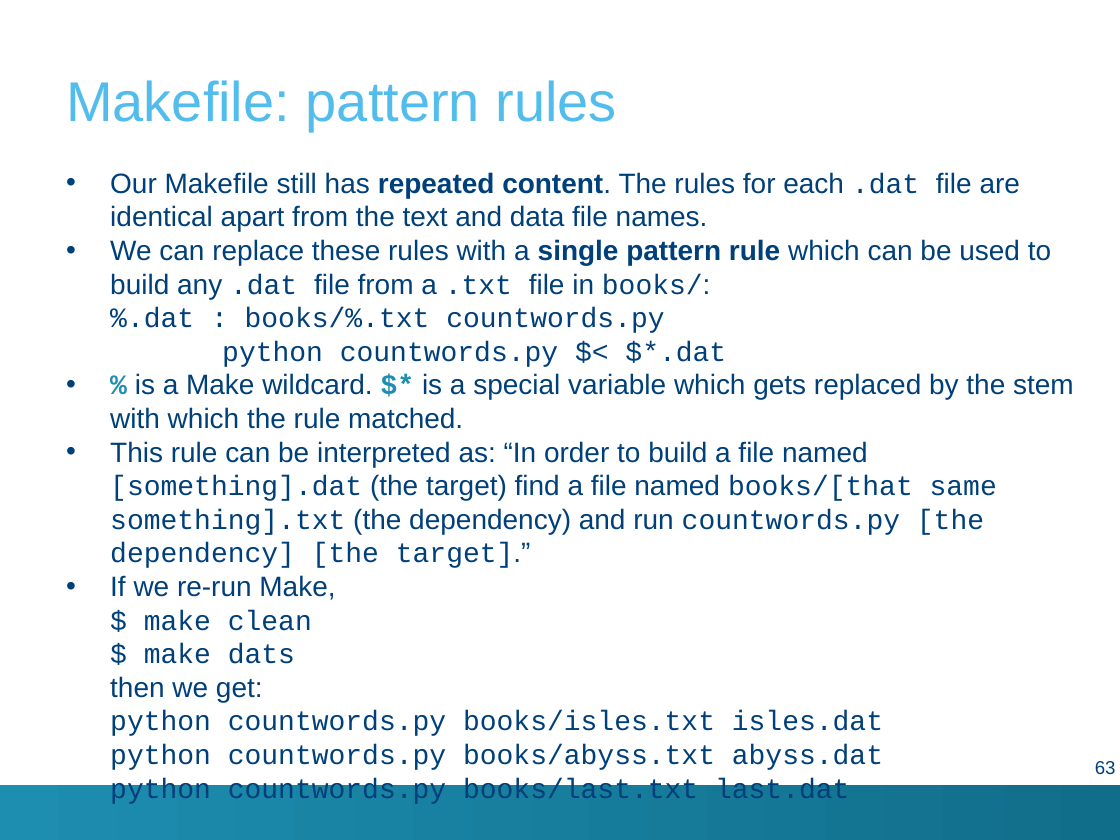
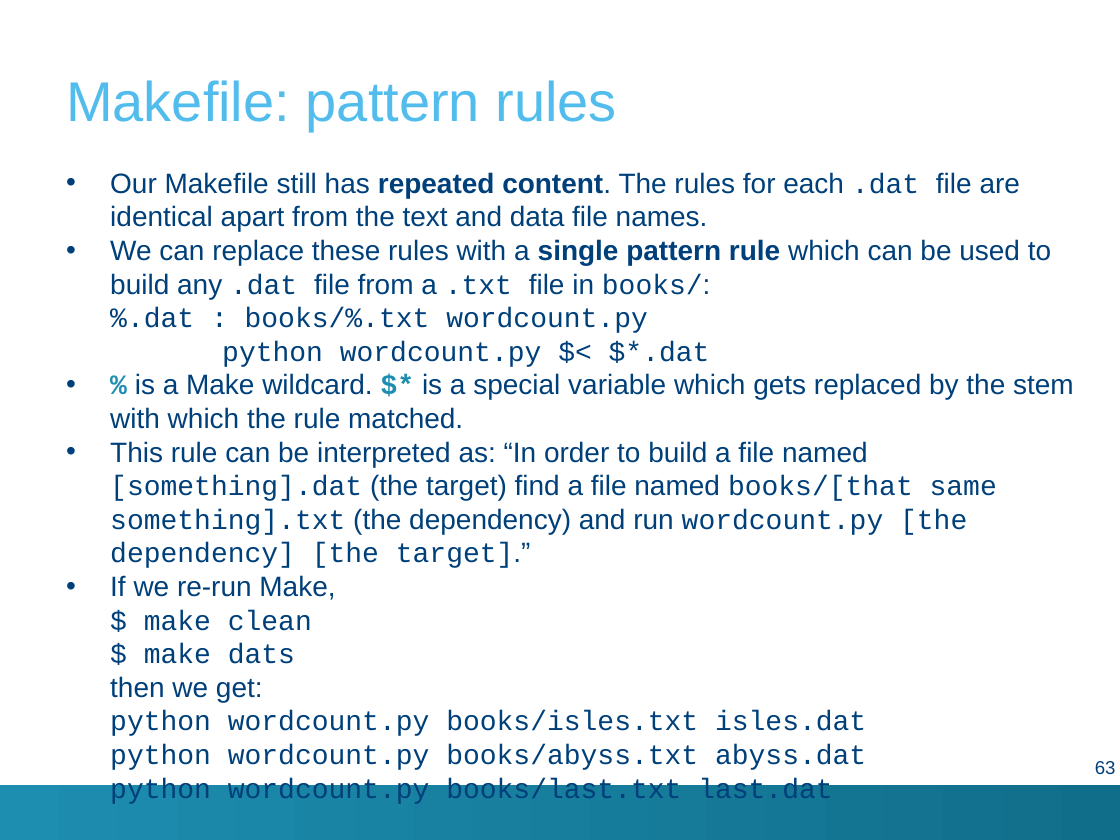
Before and after one commit to hpcleuven/Makefile-intro, a slide deck: slide 63 of Make.pptx. Drawn at 1120x840 pixels with LibreOffice and Linux fonts; fonts in the diff are those of the drawing; background and template pictures are left out. Boxes give left, top, right and bottom in pixels: in the first picture for what was removed or moved away, otherwise in the second. Text is boxed around its words. In the diff, an @@ line names an element or a change of style, - is before the commit and + after.

```diff
--- a/Make.pptx
+++ b/Make.pptx
@@ text at (110,307,710,367): text changed @@
-  %.dat : books/%.txt countwords.py
-  python countwords.py $< $*.dat
+  %.dat : books/%.txt wordcount.py
+  python wordcount.py $< $*.dat
@@ text at (110,441,997,568): text changed @@
-• This rule can be interpreted as: “In order to build a file named [something].dat (the target) find a file named books/[that same something].txt (the dependency) and run countwords.py [the dependency] [the target].”
+• This rule can be interpreted as: “In order to build a file named [something].dat (the target) find a file named books/[that same something].txt (the dependency) and run wordcount.py [the dependency] [the target].”
@@ text at (110,711,866,804): text changed @@
-  python countwords.py books/isles.txt isles.dat
-  python countwords.py books/abyss.txt abyss.dat
-  python countwords.py books/last.txt last.dat
+  python wordcount.py books/isles.txt isles.dat
+  python wordcount.py books/abyss.txt abyss.dat
+  python wordcount.py books/last.txt last.dat
```
Also in this commit, not shown: 55 other slides changed, 1 other file.
